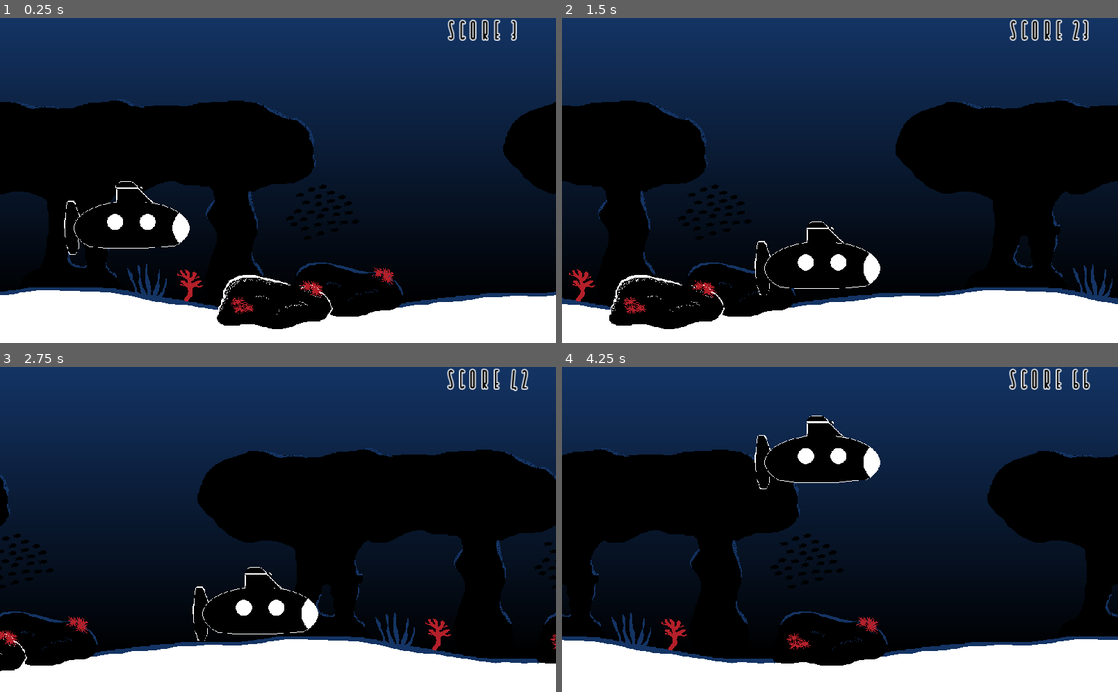
Above: before the commit, frames 1-4 (two rows, left to right).
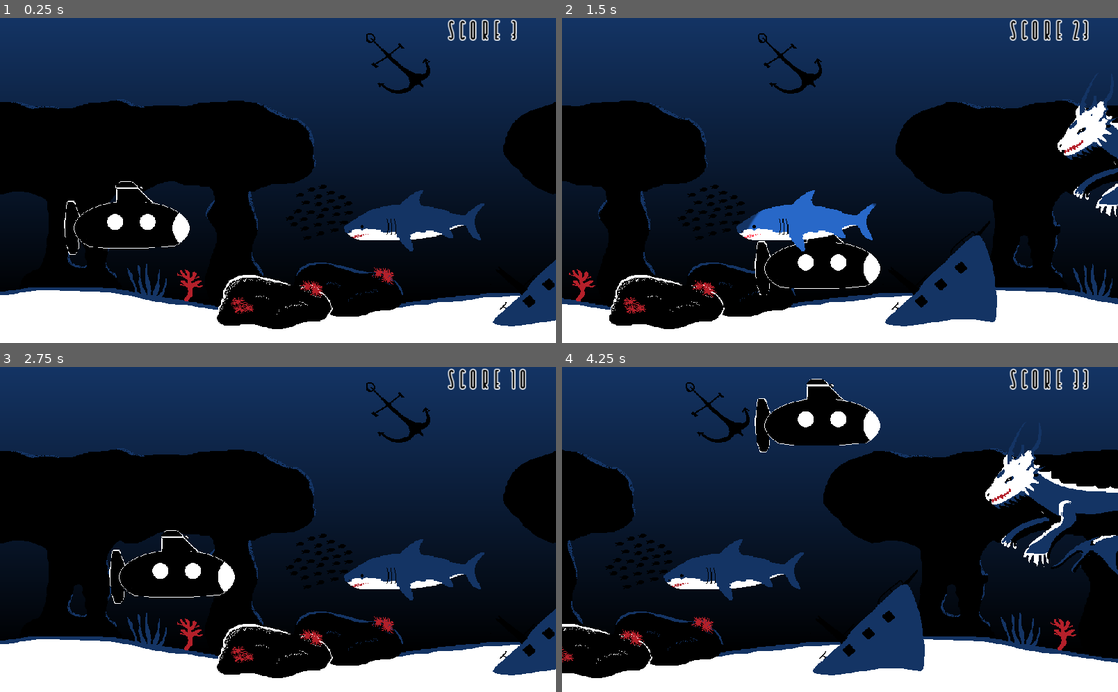
Above: after the commit, the same moments.

Repository: farmdogsdev/godot-jam
Game: Godot game, scene res://resources/TestScene.tscn
The game is run twice, just before and just after one commit, with the same random seed, the same clock (stepped at 60 frames per second) and the same inputs.
Inputs (mouse positions are in pixels of both pictures, inside the frame that each line leads up to):
- Up to frame 1 (0.25 s): no input
- Up to frame 2 (1.5 s): hold Right (ui_right) 0.53-1.28 s; hold Down (ui_down) from 1.28 s (still down)
- Up to frame 3 (2.75 s): release Down (ui_down) at 2 s; click (278, 636) at 2 s, where only the run after the commit has a clickable "play again"
- Up to frame 4 (4.25 s): hold Right (ui_right) 2.78-3.53 s; hold Up (ui_up) from 3.53 s (still down)

The runs differ from the first frame. In frame 1, 3.6% of the frame differs, in the area x 61-100%, y 4-95%; in frame 2, 7.1%; in frame 3, 39%, in the area x 0-100%, y 0-96%; in frame 4, 38%.

Commit message:
prepped collisions for detecting code

Diff:
--- a/resources/Anchor.tscn
+++ b/resources/Anchor.tscn
@@ -8,8 +8,8 @@
 [node name="Anchor" type="Sprite"]
 texture = ExtResource( 1 )
 
-[node name="StaticBody2D" type="StaticBody2D" parent="."]
+[node name="Anchor" type="StaticBody2D" parent="."]
 
-[node name="CollisionShape2D" type="CollisionShape2D" parent="StaticBody2D"]
+[node name="CollisionShape2D" type="CollisionShape2D" parent="Anchor"]
 position = Vector2( 5, 7 )
 shape = SubResource( 1 )
--- a/resources/CreditsScreen.tscn
+++ b/resources/CreditsScreen.tscn
@@ -49,8 +49,8 @@
 anchor_bottom = 1.0
 custom_fonts/normal_font = SubResource( 2 )
 bbcode_enabled = true
-bbcode_text = "[center][color=green]Sound Design[/color]
-Even
+bbcode_text = "[center][color=green]music and Sound Design[/color]
+Even Gedert
 
 [color=green]Programming and Game Design[/color]
  kraken
@@ -58,8 +58,8 @@
 
 [color=green]Art and Programming[/color]
  farmdogs[/center]"
-text = "Sound Design
-Even
+text = "music and Sound Design
+Even Gedert
 
 Programming and Game Design
  kraken
--- a/resources/GameOverScreen.gd
+++ b/resources/GameOverScreen.gd
@@ -10,7 +10,6 @@
 func _ready():
 	pass # Replace with function body.
 
-
 func _on_BackToTitle_pressed():
 	get_tree().change_scene("res://resources/TitleScreen.tscn")
 
--- a/Leviathan.tscn
+++ b/resources/Leviathan.tscn
@@ -10,9 +10,9 @@
 position = Vector2( 0, 1 )
 texture = ExtResource( 1 )
 
-[node name="StaticBody2D" type="StaticBody2D" parent="."]
+[node name="Leviathan" type="StaticBody2D" parent="."]
 
-[node name="CollisionShape2D" type="CollisionShape2D" parent="StaticBody2D"]
+[node name="CollisionShape2D" type="CollisionShape2D" parent="Leviathan"]
 position = Vector2( 27, 30 )
 rotation = 1.58975
 shape = SubResource( 1 )
--- a/resources/Rock.tscn
+++ b/resources/Rock.tscn
@@ -12,9 +12,9 @@
 position = Vector2( 3, 6 )
 texture = ExtResource( 1 )
 
-[node name="StaticBody2D" type="StaticBody2D" parent="."]
+[node name="Rock" type="StaticBody2D" parent="."]
 
-[node name="CollisionShape2D" type="CollisionShape2D" parent="StaticBody2D"]
+[node name="CollisionShape2D" type="CollisionShape2D" parent="Rock"]
 position = Vector2( -2, 13 )
 rotation = 1.58412
 shape = SubResource( 1 )
--- a/resources/SchoolFish.tscn
+++ b/resources/SchoolFish.tscn
@@ -9,8 +9,8 @@
 texture = ExtResource( 1 )
 flip_h = true
 
-[node name="KinematicBody2D" type="KinematicBody2D" parent="."]
+[node name="SchoolFish" type="KinematicBody2D" parent="."]
 
-[node name="CollisionShape2D" type="CollisionShape2D" parent="KinematicBody2D"]
+[node name="CollisionShape2D" type="CollisionShape2D" parent="SchoolFish"]
 position = Vector2( -2, 0 )
 shape = SubResource( 1 )
--- a/resources/Shark.tscn
+++ b/resources/Shark.tscn
@@ -7,12 +7,12 @@
 height = 127.771
 
 [node name="Shark" type="Sprite"]
+scale = Vector2( 1.5, 1.5 )
 texture = ExtResource( 1 )
 
-[node name="KinematicBody2D" type="KinematicBody2D" parent="."]
+[node name="Shark" type="KinematicBody2D" parent="."]
 
-[node name="CollisionShape2D" type="CollisionShape2D" parent="KinematicBody2D"]
+[node name="CollisionShape2D" type="CollisionShape2D" parent="Shark"]
 position = Vector2( -13, 11 )
 rotation = 1.56927
-scale = Vector2( 1, 1 )
 shape = SubResource( 1 )
--- a/resources/Sub.tscn
+++ b/resources/Sub.tscn
@@ -1,8 +1,9 @@
-[gd_scene load_steps=5 format=2]
+[gd_scene load_steps=6 format=2]
 
 [ext_resource path="res://assets/graphics/sub.png" type="Texture" id=1]
 [ext_resource path="res://assets/graphics/light.png" type="Texture" id=2]
 [ext_resource path="res://resources/scripts/Sub.gd" type="Script" id=3]
+[ext_resource path="res://assets/sound/ClickClunk.wav" type="AudioStream" id=4]
 
 [sub_resource type="CapsuleShape2D" id=1]
 radius = 51.957
@@ -29,4 +30,9 @@
 rotation = 1.57284
 shape = SubResource( 1 )
 
+[node name="CrashSound" type="AudioStreamPlayer2D" parent="."]
+position = Vector2( -186, -372 )
+stream = ExtResource( 4 )
+volume_db = 2.889
+
 [connection signal="body_entered" from="Collide" to="." method="_on_Collide_body_entered"]
--- a/resources/SunkenShip.tscn
+++ b/resources/SunkenShip.tscn
@@ -9,7 +9,9 @@
 [node name="SunkenShip" type="Sprite"]
 texture = ExtResource( 1 )
 
-[node name="CollisionShape2D" type="CollisionShape2D" parent="."]
+[node name="SunkenShip" type="StaticBody2D" parent="."]
+
+[node name="CollisionShape" type="CollisionShape2D" parent="SunkenShip"]
 position = Vector2( 16, 31 )
 rotation = 0.853334
 shape = SubResource( 1 )
--- a/resources/TestScene.tscn
+++ b/resources/TestScene.tscn
@@ -1,9 +1,14 @@
-[gd_scene load_steps=5 format=2]
+[gd_scene load_steps=10 format=2]
 
 [ext_resource path="res://assets/graphics/background-water.png" type="Texture" id=1]
 [ext_resource path="res://resources/Sub.tscn" type="PackedScene" id=2]
 [ext_resource path="res://resources/Rock.tscn" type="PackedScene" id=3]
 [ext_resource path="res://resources/GameUI.tscn" type="PackedScene" id=4]
+[ext_resource path="res://resources/Shark.tscn" type="PackedScene" id=5]
+[ext_resource path="res://resources/SunkenShip.tscn" type="PackedScene" id=6]
+[ext_resource path="res://resources/Leviathan.tscn" type="PackedScene" id=7]
+[ext_resource path="res://resources/Anchor.tscn" type="PackedScene" id=8]
+[ext_resource path="res://resources/SchoolFish.tscn" type="PackedScene" id=9]
 
 [node name="Node2D" type="Node2D"]
 
@@ -29,6 +34,21 @@
 [node name="Rock" parent="." instance=ExtResource( 3 )]
 position = Vector2( 502, 517 )
 
+[node name="Shark" parent="." instance=ExtResource( 5 )]
+position = Vector2( 780, 365 )
+
+[node name="SunkenShip" parent="." instance=ExtResource( 6 )]
+position = Vector2( 1011, 471 )
+
+[node name="SchoolFish" parent="." instance=ExtResource( 9 )]
+position = Vector2( 1723, 414 )
+
+[node name="Anchor" parent="." instance=ExtResource( 8 )]
+position = Vector2( 733, 84 )
+
+[node name="Leviathan" parent="." instance=ExtResource( 7 )]
+position = Vector2( 1398, 234 )
+
 [node name="CanvasLayer" type="CanvasLayer" parent="."]
 
 [node name="GameUI" parent="CanvasLayer" instance=ExtResource( 4 )]
--- a/resources/scripts/Sub.gd
+++ b/resources/scripts/Sub.gd
@@ -10,6 +10,7 @@
 var speed := 400
 var _velocity := Vector2.ZERO
 var game_over = false
+onready var game_over_screen = get_node("res://resources/GameOverScreen.tscn")
 
 # Called when the node enters the scene tree for the first time.
 func _ready():
@@ -51,4 +52,15 @@
 
 
 func _on_Collide_body_entered(body):
-	game_over = true
+	if body.name == "Rock":
+		$CrashSound.play()
+	elif body.name == "Anchor":
+		$CrashSound.play()
+	elif body.name == "Leviathan":
+		$CrashSound.play()
+	elif body.name == "Shark":
+		$CrashSound.play()
+	elif body.name == "SchoolFish":
+		$CrashSound.play()
+	if $CrashSound.playing == false:
+		game_over = true
